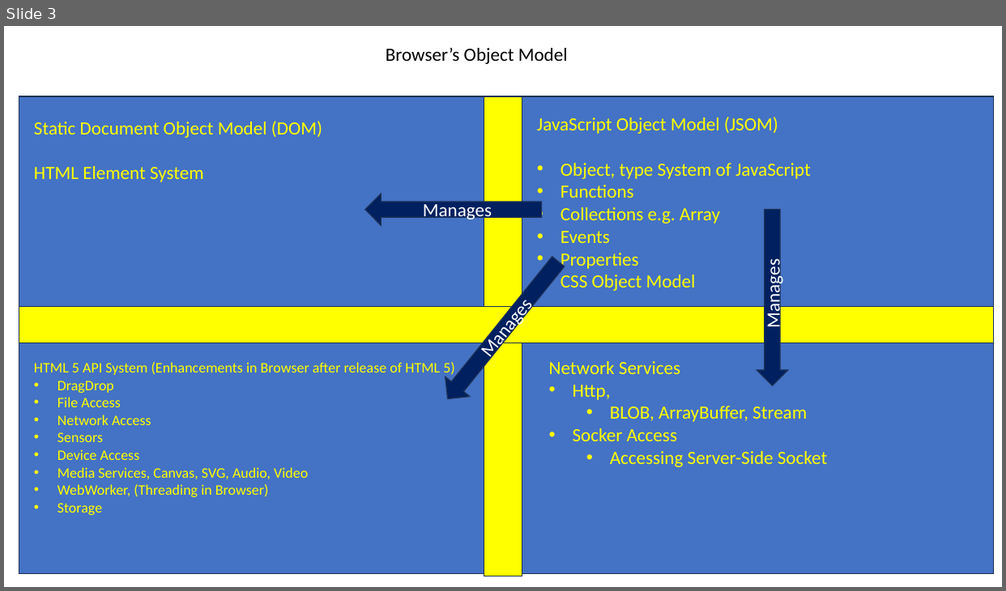
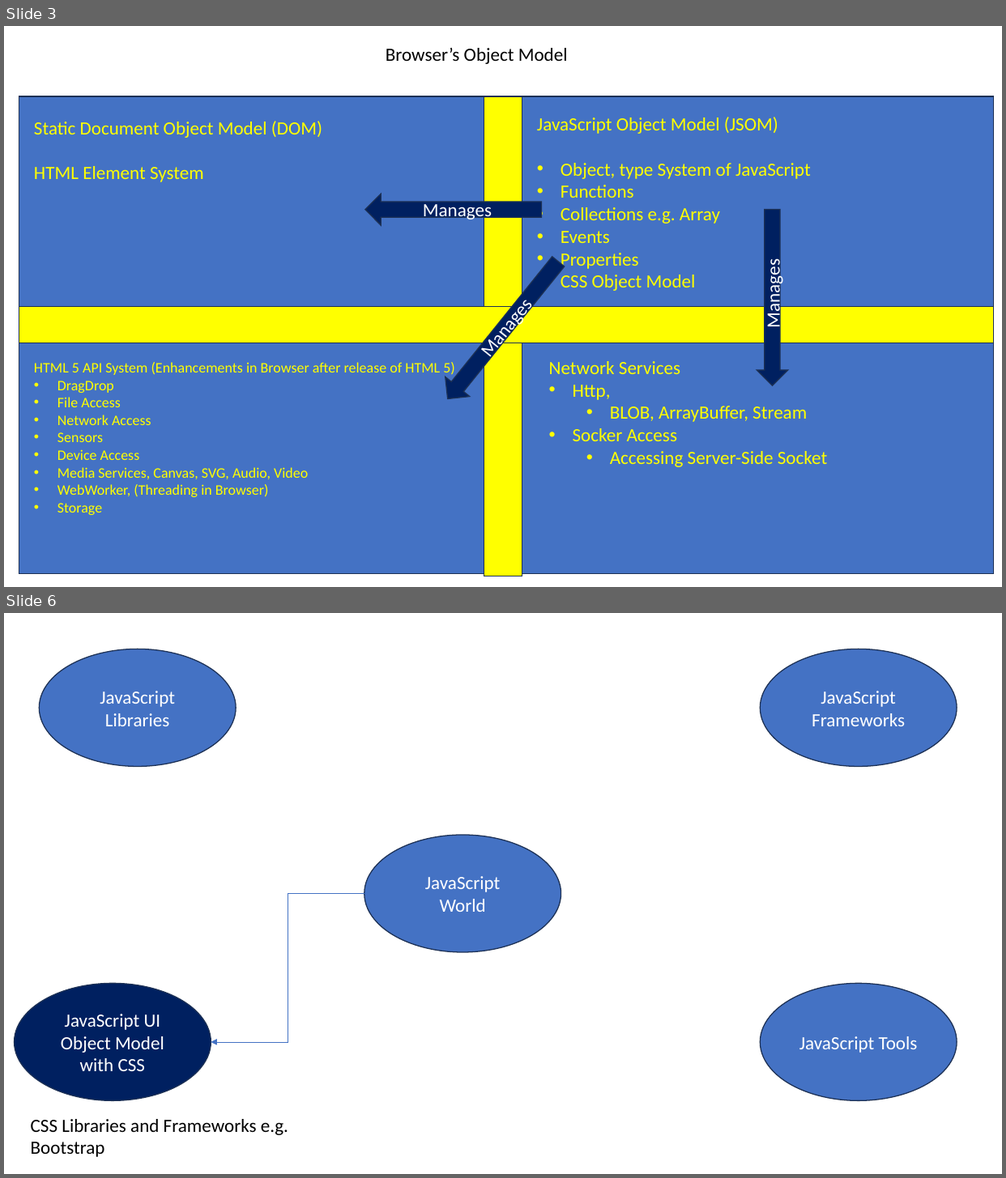
Before and after one commit to maheshsabnis/ugam, a slide deck: Training_Presentetions.pptx. Shown one above the other, each under a label of ours: slide 3 before the commit, slides 3 and 6 after it; the slides between them are not shown. The pictures are 1006x591 and 1006x1178 pixels, drawn with LibreOffice and Linux fonts; fonts in the diff are those of the drawing. Boxes give left, top, right and bottom in pixels: in the first picture for what was removed or moved away, otherwise in the second. Text is boxed around its words. In the diff, an @@ line names an element or a change of style, - is before the commit and + after.

```diff
--- a/Training_Presentetions.pptx
+++ b/Training_Presentetions.pptx
@@ slide 6 added at <box>4,613,1002,1174</box>, background #FFFFFF @@
@@ ellipse added at <box>39,649,236,766</box>, fill #4472C4, outline #1E3256 1 pt, 18 pt, text #FFFFFF @@
+JavaScript Libraries
@@ ellipse added at <box>760,649,957,766</box>, fill #4472C4, outline #1E3256 1 pt, 18 pt, text #FFFFFF @@
+JavaScript Frameworks
@@ ellipse added at <box>364,835,561,953</box>, fill #4472C4, outline #1E3256 1 pt, 18 pt, text #FFFFFF @@
+JavaScript World
@@ elbow arrow added from (364, 894) to (211, 1042), #4472C4 0.5 pt @@
@@ ellipse added at <box>15,983,211,1101</box>, fill #002060, outline #1E3256 1 pt, 18 pt, text #FFFFFF @@
+JavaScript UI Object Model with CSS
@@ ellipse added at <box>760,983,957,1101</box>, fill #4472C4, outline #1E3256 1 pt, 18 pt, text #FFFFFF @@
+JavaScript Tools
@@ text added at <box>31,1119,288,1157</box>, 18 pt, text #000000 @@
+CSS Libraries and Frameworks e.g. Bootstrap
```
Also in this commit, not shown: 1 slide changed, 1 other slide added, 10 other files.
